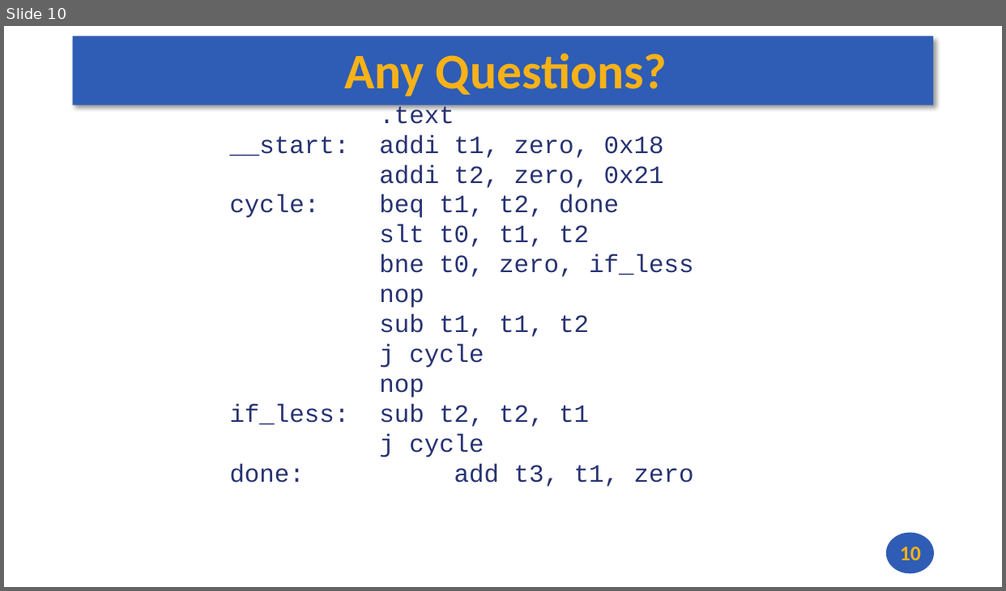
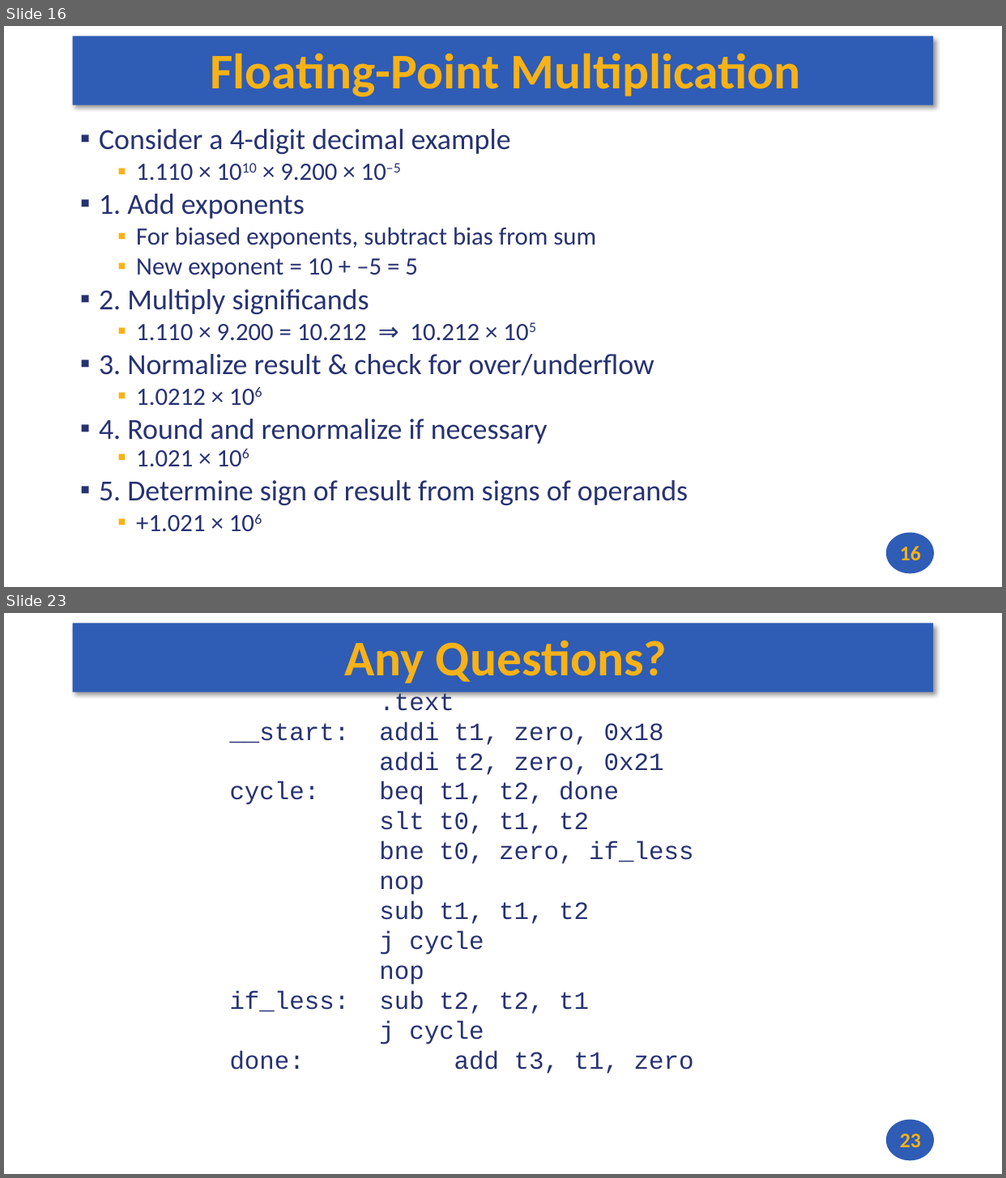
Before and after one commit to andrewt0301/hse-acos-course, a slide deck: docs/part1ca/09_FP/CA_Lecture_09.pptx. Shown one above the other, each under a label of ours: slide 10 before the commit, slides 16 and 23 after it; the slides between them are not shown. The pictures are 1006x591 and 1006x1178 pixels, drawn with LibreOffice and Linux fonts; fonts in the diff are those of the drawing. Boxes give left, top, right and bottom in pixels: in the first picture for what was removed or moved away, otherwise in the second. Text is boxed around its words. In the diff, an @@ line names an element or a change of style, - is before the commit and + after.

```diff
--- a/docs/part1ca/09_FP/CA_Lecture_09.pptx
+++ b/docs/part1ca/09_FP/CA_Lecture_09.pptx
@@ slide 16 added at bbox=[4, 26, 1002, 587], background #FFFFFF; not listed: 2 template elements that a slide beside it also shows @@
@@ title added at bbox=[210, 53, 801, 97], 48 pt, text #F7B217, bold @@
+Floating-Point Multiplication
@@ text added at bbox=[99, 129, 688, 532], 28 pt, text #273272 @@
+▪ Consider a 4-digit decimal example
+  ▪ 1.110 × 1010 × 9.200 × 10–5
+▪ 1. Add exponents
+  ▪ For biased exponents, subtract bias from sum
+  ▪ New exponent = 10 + –5 = 5
+▪ 2. Multiply significands
+  ▪ 1.110 × 9.200 = 10.212 ⇒ 10.212 × 105
+▪ 3. Normalize result & check for over/underflow
+  ▪ 1.0212 × 106
+▪ 4. Round and renormalize if necessary
+  ▪ 1.021 × 106
+▪ 5. Determine sign of result from signs of operands
+  ▪ +1.021 × 106
@@ page number added at bbox=[900, 546, 921, 561], 20 pt, text #F7B217, bold @@
+16
@@ what was slide 10 is now slide 23 @@
@@ page number at bbox=[900, 1134, 921, 1148]: text changed @@
-10
+23
```
Also in this commit, not shown: 8 slides changed, 12 other slides added, 1 other file.
